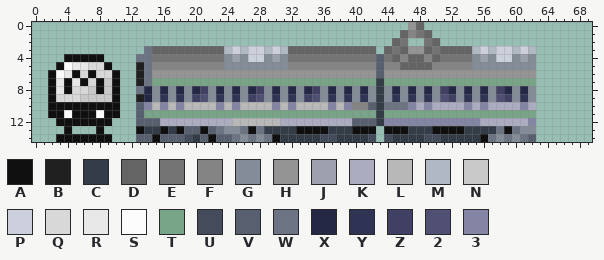
File history of a sprite sheet, docs/download_page/_static/GWANGJU_METRO_1K.png. That is the earlier state.
The file is 70x15 pixels.
Palette (. is transparent): A #101010  B #202020  C #343c48  D #646464  E #747474  F #848484  G #848c98  H #949494  J #9ca0ac  K #acacc0  L #b8b8b8  M #b0b8c4  N #c8c8c8  P #ccd0dc  Q #d8d8d8  R #e8e8e8  S #fcfcfc  T #78a488  U #444c5c  V #586070  W #6c7484  X #242844  Y #303454  Z #404064  2 #505074  3 #8484a4
Pixels before, first column x 2:
 0 .............................................HD..............
 1 ............................................DFED.............
 2 ...........................................DE..ED............
 3 ............WDDDDDDDDDMPMPPMPMDDDDDDDDDDD.DEDHHDEDDDDMPMPPMPM
 4 ..AAAAA....WWEEEEEEEEEGJGPPGJGEEEEEEEEEEEVEDFDDFDEEEEGJGPPGJG
 5 .ASRRQQA...BWFFFFFFFFFGGGGGGGGFFFFFFFFFFFVFFDDDDFFFFFGGGGGGGG
 6 ASRAQAQQA..BWHHHHHHHHHHHHHHHHHHHHHHHHHHHHVHHHHHHHHHHHHHHHHHHH
 7 ARARAQANA..BWTTTTTTTTTTTTTTTTTTTTTTTTTTTTCTTTTTTTTTTTTTTTTTTT
 8 ARAQQNANA..WXGXGXGXZGXGXGXZGXGXGXZGXGXGXGCGXGXGXGZXGXGXGZXGXG
 9 AQQQNNNNA..BXGYGYGZ2GYGYGZ2GYGYGZ2GYGYGYGCGYGYGYG2ZGYGYG2ZGYG
10 AAAAAAAAA..V3L3L3LLLL3L3LLLL3L3LLLL3L3FFVCWWW3K3KKKK3K3KKKK3K
11 AASAAASAA..VTTTTTTTTTTTTTTTTTTTTTTTTTTTTTCTTTTTTTTTTTTTTTTTTT
12 .AAAAAAA...VVVKKKKKKKKKLLLLLLKKKKKKKKKVVVC333333333333KKKKKK3
13 ..A...A....ACCACAVVAVWGGWAWCCCCAAAACCCAAA.AAACCCAAAACCCCWAWGG
14 .AAAAAAA...VVAVVVUCVAVVWGWGWACCCCCUUCCCCU.UCCCCUUCCCCCAWGWGWV
After the commit:
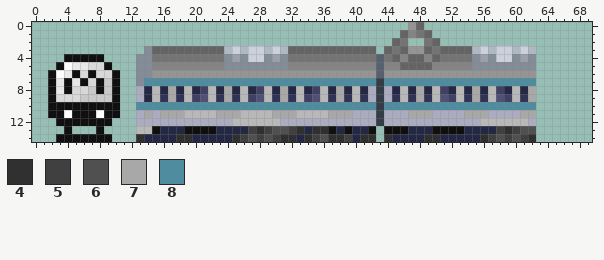
Colours new in this view: 4 #303030  5 #404040  6 #505050  7 #a8a8a8  8 #508ca0
The commit says: Change: Enhance metro graphic sprites Closes #303
Difference:
y 3: x 14 W -> G
y 4: x 13..14 WW -> GG
y 5..6: x 13..14 BW -> GG
y 7: x 13..42 BWTTTTTTTTTTTTTTTTTTTTTTTTTTTT -> G88888888888888888888888888888; x 44..62 TTTTTTTTTTTTTTTTTTT -> 8888888888888888888
y 8: x 13 W -> K; x 15 G -> L; x 17 G -> 7; x 19 G -> L; x 22 G -> L; x 24 G -> 7; x 26 G -> L; x 29 G -> L; x 31 G -> 7; x 33 G -> L; x 36 G -> L; x 38 G -> 7; x 40 G -> L; x 42 G -> K; x 44 G -> K; x 46 G -> L; x 48 G -> 7; x 50 G -> L; x 53 G -> L; x 55 G -> 7; x 57 G -> L; x 60 G -> L; x 62 G -> 7
y 9: x 13 B -> K; x 15 G -> L; x 17 G -> 7; x 19 G -> L; x 22 G -> L; x 24 G -> 7; x 26 G -> L; x 29 G -> L; x 31 G -> 7; x 33 G -> L; x 36 G -> L; x 38 G -> 7; x 40 G -> L; x 42 G -> K; x 44 G -> K; x 46 G -> L; x 48 G -> 7; x 50 G -> L; x 53 G -> L; x 55 G -> 7; x 57 G -> L; x 60 G -> L; x 62 G -> 7
y 10: x 13..42 V3L3L3LLLL3L3LLLL3L3LLLL3L3FFV -> 888888888888888888888888888888; x 44..62 WWW3K3KKKK3K3KKKK3K -> 8888888888888888888
y 11: x 13..42 VTTTTTTTTTTTTTTTTTTTTTTTTTTTTT -> K7K777LLLL777LLLL777LLLL777KKK; x 44..62 TTTTTTTTTTTTTTTTTTT -> KKK777KKKK777KKKK77
y 12: x 13..15 VVV -> KKK; x 40..42 VVV -> KKK; x 44..62 333333333333KKKKKK3 -> KKKKKKKKKKKKLLLLLLK
y 13: x 13..20 ACCACAVV -> LLAXXXAA; x 22..41 VWGGWAWCCCCAAAACCCAA -> AXXXX5456654X44AXAXX; x 47..49 CCC -> XXX; x 54..62 CCCCWAWGG -> XXXX54566
y 14: x 13..42 VVAVVVUCVAVVWGWGWACCCCCUUCCCCU -> 4XXXX44XXXXX45656544X456445X44; x 44..62 UCCCCUUCCCCCAWGWGWV -> 4XXXX44XXXXX4565654
